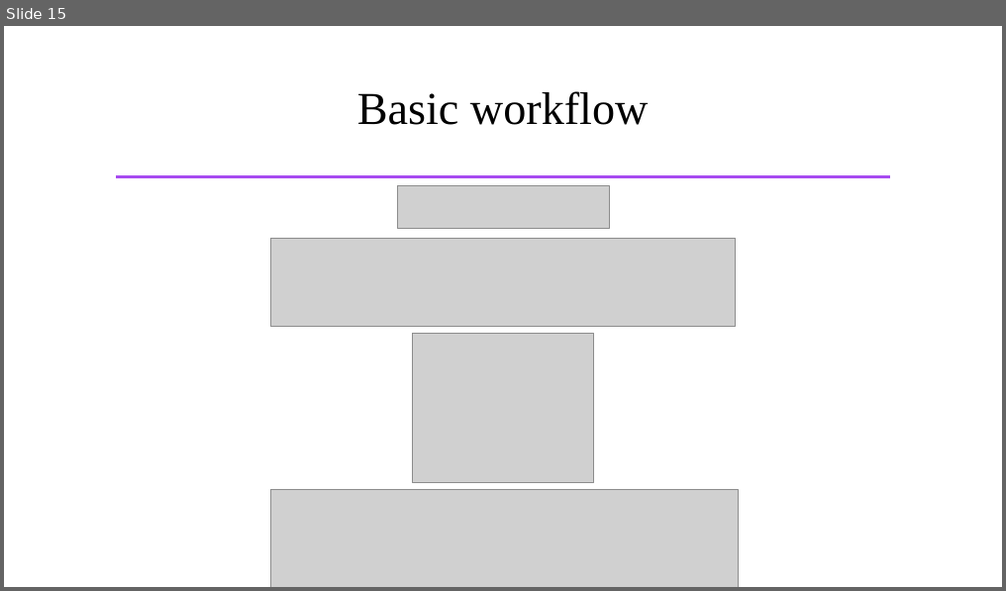
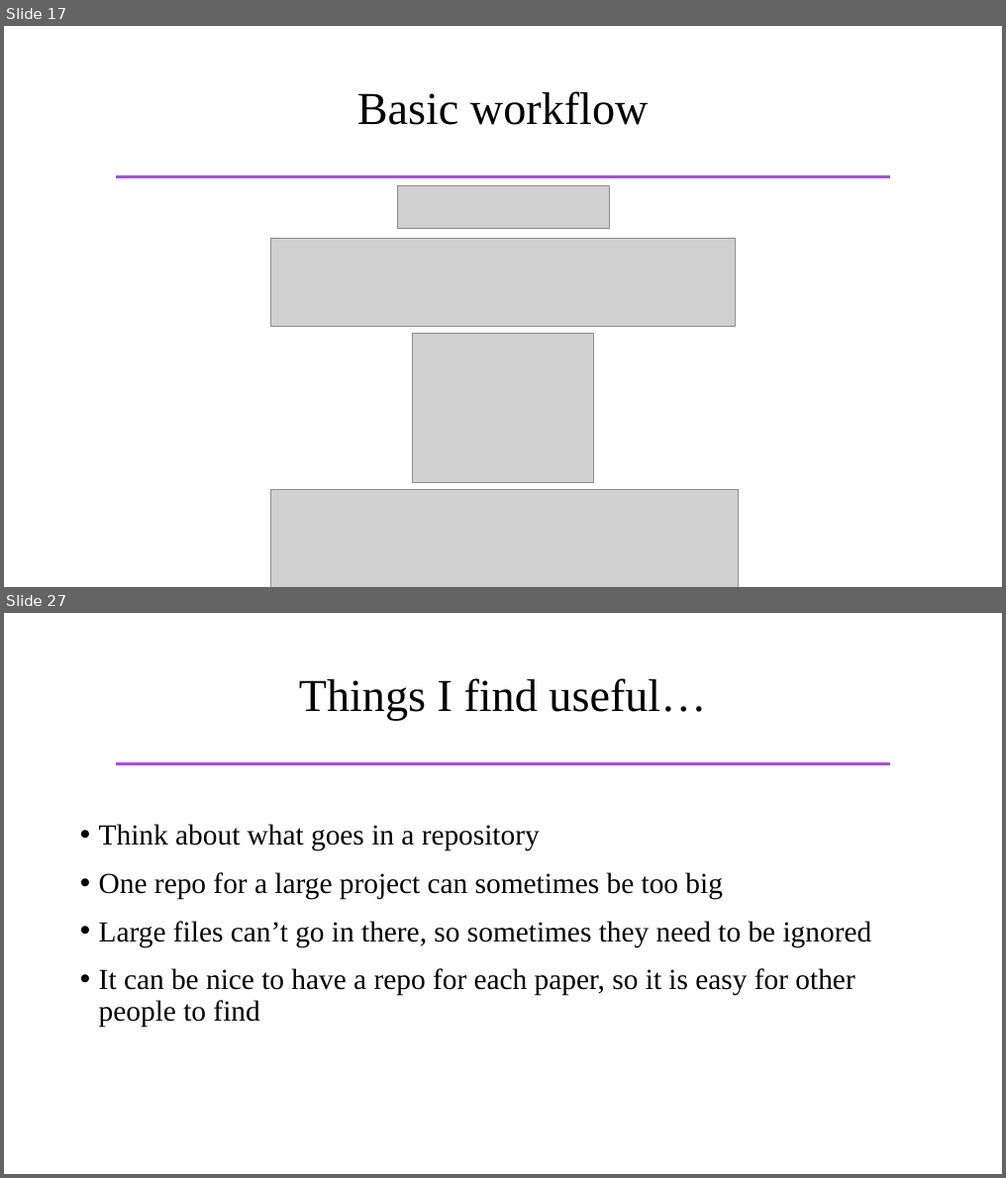
Before and after one commit to samhforbes/GitHub_Tools, a slide deck: GitHub_Tools.pptx. Shown one above the other, each under a label of ours: slide 15 before the commit, slides 17 and 27 after it; the slides between them are not shown. The pictures are 1006x591 and 1006x1178 pixels, drawn with LibreOffice and Linux fonts; fonts in the diff are those of the drawing; grey boxes stand for pictures. Boxes give left, top, right and bottom in pixels: in the first picture for what was removed or moved away, otherwise in the second. Text is boxed around its words. In the diff, an @@ line names an element or a change of style, - is before the commit and + after.

```diff
--- a/GitHub_Tools.pptx
+++ b/GitHub_Tools.pptx
@@ slide 27 added at [4, 613, 1002, 1174], background #FFFFFF; not listed: 1 template element that a slide beside it also shows @@
@@ title added at [299, 678, 706, 721], 44 pt, text #000000 @@
+Things I find useful…
@@ text added at [99, 824, 872, 1027], 28 pt, text #000000 @@
+• Think about what goes in a repository
+• One repo for a large project can sometimes be too big
+• Large files can’t go in there, so sometimes they need to be ignored
+• It can be nice to have a repo for each paper, so it is easy for other people to find
@@ what was slide 15 is now slide 17 @@
```
Also in this commit, not shown: 1 slide changed, 12 other slides added.
